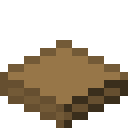
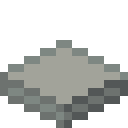
Layers edited between the first and the second 128×128 image:
hid "bronze" over <box>0,40,128,128</box>
showed "common" over <box>0,40,128,128</box>
